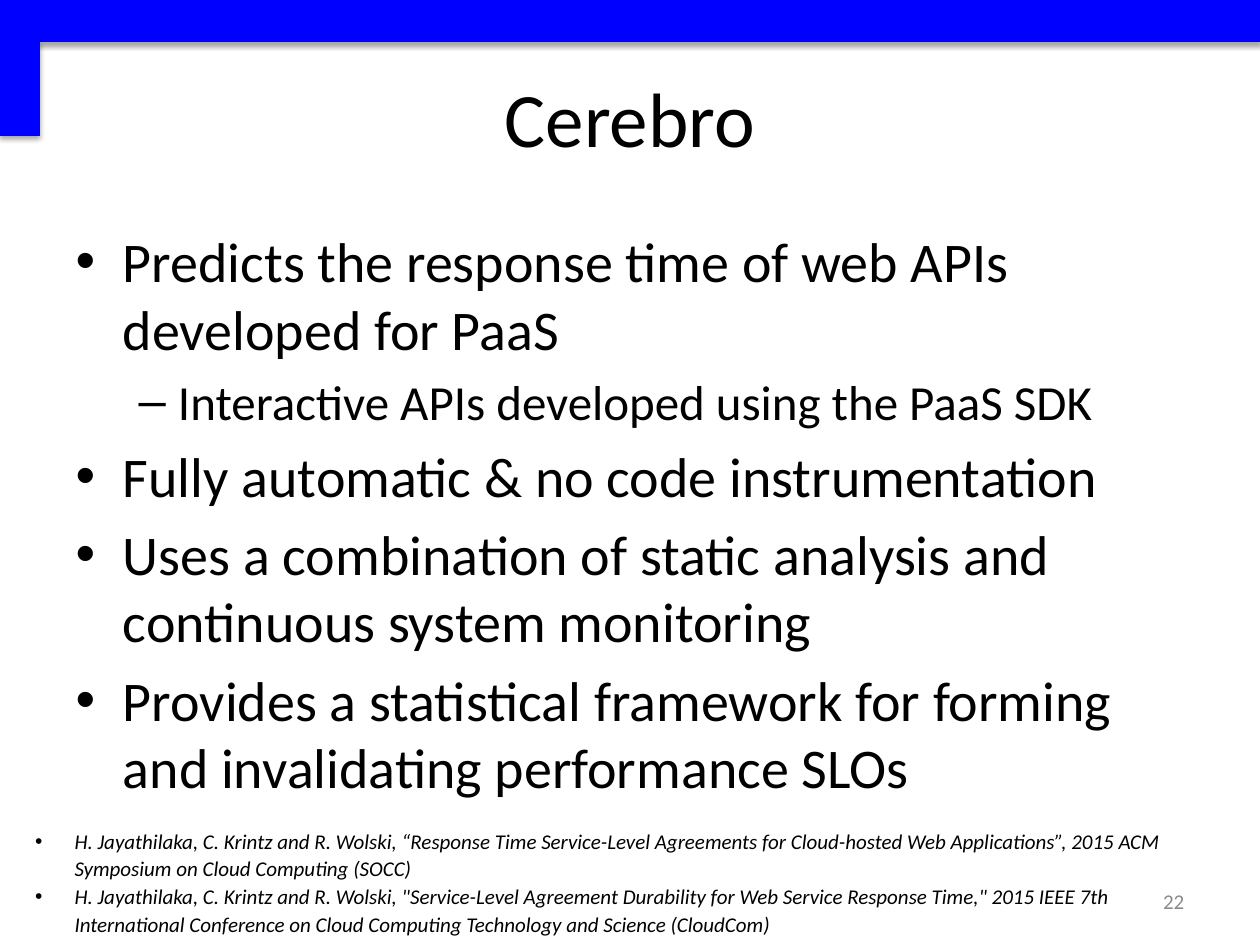
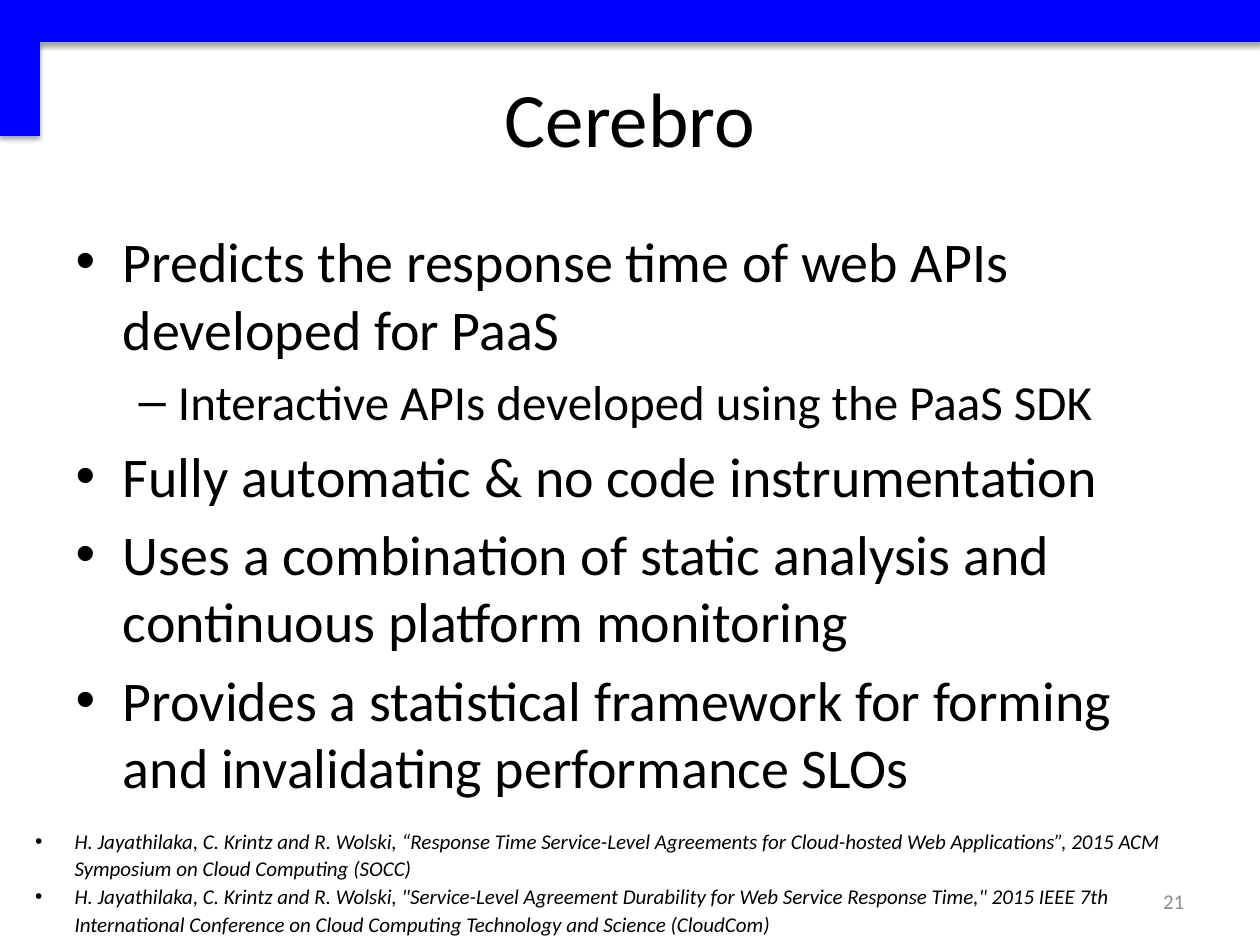
Before and after one commit to Dithn/eager-appscale, a slide deck: slide 21 of Eager/paper/dissertation/dissertation.pptx (slide 22 before the commit). Drawn at 1260x945 pixels with LibreOffice and Linux fonts; fonts in the diff are those of the drawing. Boxes give left, top, right and bottom in pixels: in the first picture for what was removed or moved away, otherwise in the second. Text is boxed around its words. In the diff, an @@ line names an element or a change of style, - is before the commit and + after.

```diff
--- a/Eager/paper/dissertation/dissertation.pptx
+++ b/Eager/paper/dissertation/dissertation.pptx
@@ text at [123, 536, 1049, 652]: text changed @@
-• Uses a combination of static analysis and continuous system monitoring
+• Uses a combination of static analysis and continuous platform monitoring
@@ page number at [1163, 895, 1184, 909]: text changed @@
-22
+21
```
Also in this commit, not shown: 8 other slides changed, 6 slides removed.
